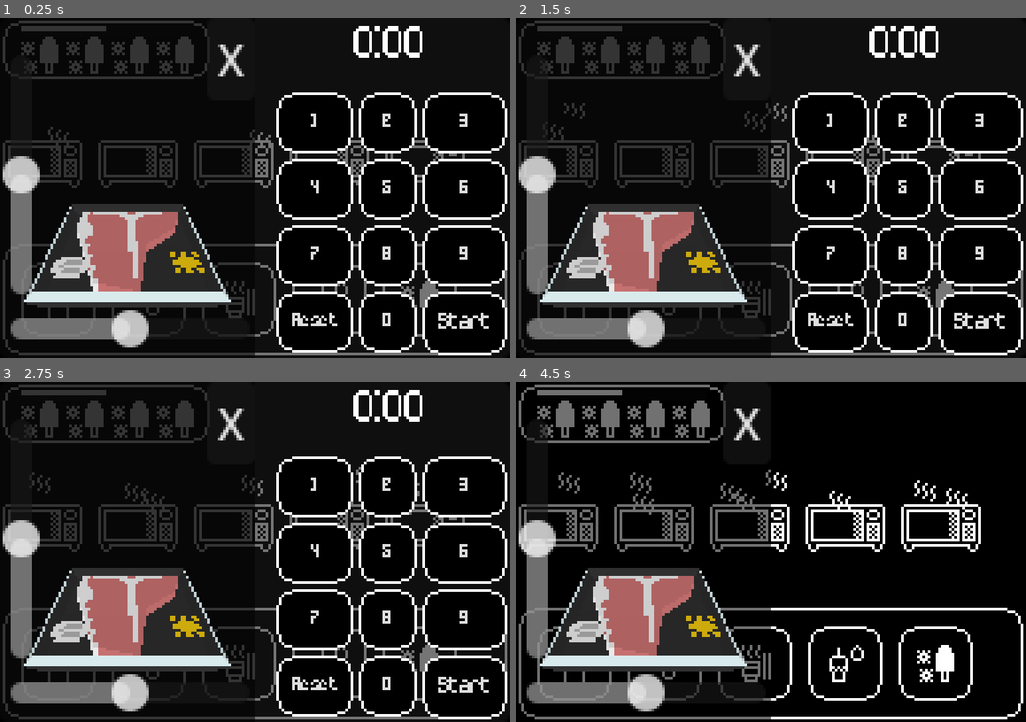
Above: before the commit, frames 1-4 (two rows, left to right).
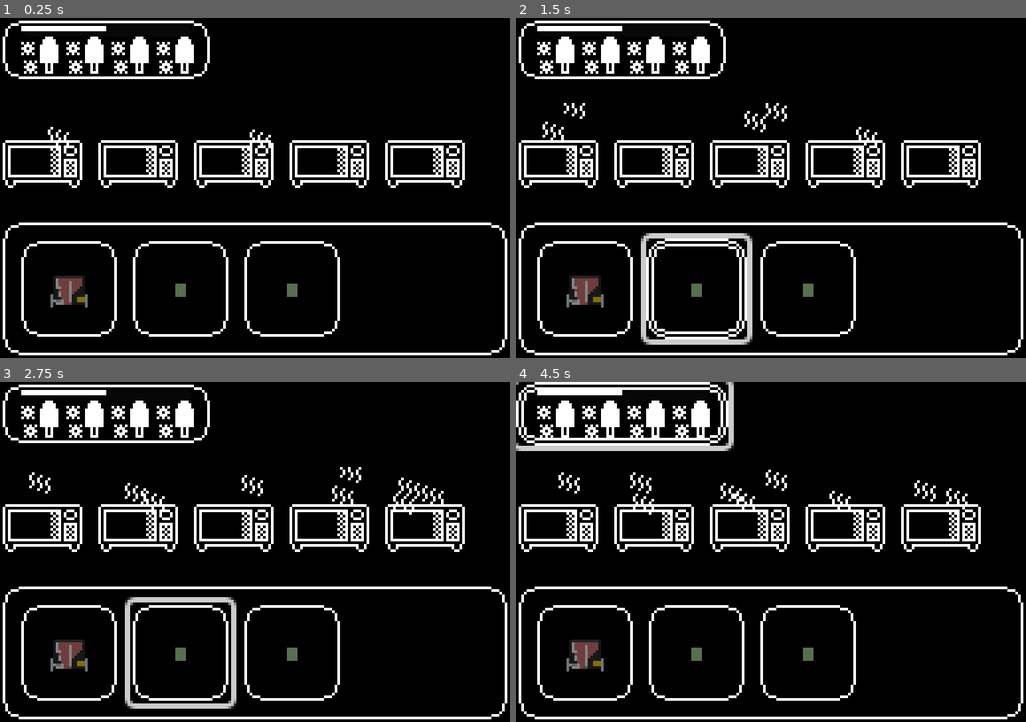
Above: after the commit, the same moments.

Repository: SpntKbrg/microwave-game
Game: Godot game, scene res://scenes/release/real_game_scene.tscn
The game is run twice, just before and just after one commit, with the same random seed, the same clock (stepped at 60 frames per second) and the same inputs. This scene is started directly instead of the project's main scene.
Inputs (mouse positions are in pixels of both pictures, inside the frame that each line leads up to; where the layout moved, square brackets give the same spot in the first picture):
- Up to frame 1 (0.25 s): no input
- Up to frame 2 (1.5 s): click (587, 290) [572, 300] at 0.5 s; click (663, 300) at 1.27 s
- Up to frame 3 (2.75 s): click (239, 664) at 2.02 s
- Up to frame 4 (4.5 s): click (847, 664) at 2.77 s; click (934, 664) at 3.52 s; click (623, 412) at 4.25 s

The runs differ from the first frame. In frame 1, 29% of the frame differs, in the area x 0-100%, y 0-100%; in frame 2, 29%; in frame 3, 29%; in frame 4, 25%.

Commit message:
add customer system to generate custom and order item

Diff:
--- a/scenes/customer.tscn
+++ b/scenes/customer.tscn
@@ -7,6 +7,7 @@
 script = ExtResource("1_ktfjk")
 
 [node name="CustomerMockView" type="Control" parent="." node_paths=PackedStringArray("customer", "id_label", "remain_time_progress_bar", "item_count_label")]
+visible = false
 layout_mode = 3
 anchors_preset = 0
 script = ExtResource("2_xss0h")
--- a/scenes/item_model_3d.tscn
+++ b/scenes/item_model_3d.tscn
@@ -1,15 +1,12 @@
-[gd_scene load_steps=3 format=3 uid="uid://brax0jiiy4qvi"]
+[gd_scene load_steps=2 format=3 uid="uid://brax0jiiy4qvi"]
 
 [ext_resource type="Script" uid="uid://15rw3qemoatt" path="res://scripts/game/item_model_holder.gd" id="1_d0bny"]
-[ext_resource type="PackedScene" uid="uid://c458k7tpvnhpa" path="res://assets/models/frozen-food.gltf" id="2_d0bny"]
 
 [node name="ItemModel3d" type="Node3D" node_paths=PackedStringArray("holder_parent")]
 script = ExtResource("1_d0bny")
 holder_parent = NodePath("holder")
 
 [node name="holder" type="Node3D" parent="."]
-
-[node name="blockbench_export" parent="holder" instance=ExtResource("2_d0bny")]
 
 [node name="Camera3D" type="Camera3D" parent="."]
 transform = Transform3D(1, 0, 0, 0, 0.27112126, 0.9625452, 0, -0.9625452, 0.27112126, 0, 2.006, 0.497)
--- a/scenes/model_resource.tscn
+++ b/scenes/model_resource.tscn
@@ -1,13 +1,14 @@
-[gd_scene load_steps=7 format=3 uid="uid://djkscwfg3u4pk"]
+[gd_scene load_steps=9 format=3 uid="uid://djkscwfg3u4pk"]
 
 [ext_resource type="Script" uid="uid://bcbynwkiwvcrt" path="res://scripts/resources/model_resource.gd" id="1_1q6jn"]
 [ext_resource type="Script" uid="uid://b4qp6p5ousenv" path="res://scripts/resources/model_data.gd" id="2_jnc77"]
 [ext_resource type="PackedScene" uid="uid://b5eh3kaua1vm3" path="res://assets/models/steak.gltf" id="3_ysatk"]
 [ext_resource type="PackedScene" uid="uid://c458k7tpvnhpa" path="res://assets/models/frozen-food.gltf" id="4_ysatk"]
+[ext_resource type="PackedScene" uid="uid://dy75lpwc6533f" path="res://assets/models/popsicle.gltf" id="5_dx880"]
 
 [sub_resource type="Resource" id="Resource_dx880"]
 script = ExtResource("2_jnc77")
-raw_model = ExtResource("4_ysatk")
+raw_model = ExtResource("3_ysatk")
 cooked_model = ExtResource("3_ysatk")
 metadata/_custom_type_script = "uid://b4qp6p5ousenv"
 
@@ -17,9 +18,16 @@
 cooked_model = ExtResource("3_ysatk")
 metadata/_custom_type_script = "uid://b4qp6p5ousenv"
 
+[sub_resource type="Resource" id="Resource_afgcj"]
+script = ExtResource("2_jnc77")
+raw_model = ExtResource("5_dx880")
+cooked_model = ExtResource("5_dx880")
+metadata/_custom_type_script = "uid://b4qp6p5ousenv"
+
 [node name="ModelResource" type="Node2D"]
 script = ExtResource("1_1q6jn")
 data = Dictionary[int, ExtResource("2_jnc77")]({
 0: SubResource("Resource_dx880"),
-1: SubResource("Resource_84xp8")
+1: SubResource("Resource_84xp8"),
+2: SubResource("Resource_afgcj")
 })
--- a/scenes/release/item_button.tscn
+++ b/scenes/release/item_button.tscn
@@ -1,15 +1,18 @@
-[gd_scene load_steps=4 format=3 uid="uid://btel16yic8364"]
+[gd_scene load_steps=5 format=3 uid="uid://btel16yic8364"]
 
 [ext_resource type="Theme" uid="uid://cwt57yrv5fqbq" path="res://assets/ui/main_theme.tres" id="1_lrpo8"]
 [ext_resource type="PackedScene" uid="uid://brax0jiiy4qvi" path="res://scenes/item_model_3d.tscn" id="2_lrpo8"]
+[ext_resource type="Script" uid="uid://dw43e6g7aed6o" path="res://scripts/game/items/item_button.gd" id="2_rcisa"]
 
 [sub_resource type="ViewportTexture" id="ViewportTexture_lrpo8"]
 viewport_path = NodePath("SubViewport")
 
-[node name="ItemButton" type="Button"]
+[node name="ItemButton" type="Button" node_paths=PackedStringArray("model_holder")]
 custom_minimum_size = Vector2(24, 24)
 theme = ExtResource("1_lrpo8")
 icon = SubResource("ViewportTexture_lrpo8")
+script = ExtResource("2_rcisa")
+model_holder = NodePath("SubViewport/ItemModel3d")
 
 [node name="SubViewport" type="SubViewport" parent="."]
 own_world_3d = true
--- a/scenes/release/real_game_scene.tscn
+++ b/scenes/release/real_game_scene.tscn
@@ -1,6 +1,5 @@
-[gd_scene load_steps=22 format=3 uid="uid://28r1rhmscnle"]
+[gd_scene load_steps=18 format=3 uid="uid://28r1rhmscnle"]
 
-[ext_resource type="PackedScene" uid="uid://d0c2vao5peyme" path="res://scenes/microwave_sprite.tscn" id="1_1rwpq"]
 [ext_resource type="StyleBox" uid="uid://vivmq0totlqg" path="res://assets/ui/panel_box_style.tres" id="1_3mg5d"]
 [ext_resource type="StyleBox" uid="uid://b3jedpegd354r" path="res://assets/ui/game_bg.tres" id="1_e1xsh"]
 [ext_resource type="Script" uid="uid://b4bi4c5bn7yv8" path="res://scripts/game/scene/real_game_scene.gd" id="1_hshn4"]
@@ -8,12 +7,9 @@
 [ext_resource type="Script" uid="uid://cuhlrwjla6kf" path="res://scripts/resources/microwave_spec.gd" id="2_jvgw3"]
 [ext_resource type="Theme" uid="uid://cwt57yrv5fqbq" path="res://assets/ui/main_theme.tres" id="2_xxmul"]
 [ext_resource type="PackedScene" uid="uid://btel16yic8364" path="res://scenes/release/item_button.tscn" id="6_e1xsh"]
-[ext_resource type="Texture2D" uid="uid://cbq7lnunfoaie" path="res://assets/sprites/release/icons/steak.png" id="6_e38y6"]
-[ext_resource type="Texture2D" uid="uid://dod13b7pm1udo" path="res://assets/sprites/release/icons/foodbox.png" id="7_e38y6"]
-[ext_resource type="Texture2D" uid="uid://crbyc55xh3m8" path="res://assets/sprites/release/icons/noodlecup.png" id="7_hshn4"]
-[ext_resource type="Texture2D" uid="uid://pi8xwiex7si8" path="res://assets/sprites/release/icons/mug.png" id="8_s1gd3"]
 [ext_resource type="PackedScene" uid="uid://djkscwfg3u4pk" path="res://scenes/model_resource.tscn" id="12_s1gd3"]
 [ext_resource type="PackedScene" uid="uid://cucl236n4hfwi" path="res://scenes/items/ItemFactory.tscn" id="14_h88xt"]
+[ext_resource type="PackedScene" uid="uid://d3vsbjdcoodxd" path="res://scenes/customer_system.tscn" id="15_fij0q"]
 [ext_resource type="PackedScene" uid="uid://1fkkghi6lstr" path="res://scenes/mockup/basic_microwave_ui.tscn" id="16_fij0q"]
 [ext_resource type="PackedScene" uid="uid://daai2yr3w1kpk" path="res://scenes/inspect_modal/inspect_modal.tscn" id="16_ogcfs"]
 
@@ -42,7 +38,7 @@
 useTemperature = true
 metadata/_custom_type_script = "uid://cuhlrwjla6kf"
 
-[node name="RealGameScene" type="Control" node_paths=PackedStringArray("microwave_spawn_point", "item_spawn_point", "model_resource", "item_factory")]
+[node name="RealGameScene" type="Control" node_paths=PackedStringArray("microwave_spawn_point", "item_spawn_point", "model_resource", "item_factory", "customer_system", "microwave_ui", "inspect_modal")]
 texture_filter = 3
 custom_minimum_size = Vector2(192, 128)
 layout_mode = 3
@@ -54,6 +50,9 @@
 model_resource = NodePath("ModelResource")
 item_scene = ExtResource("6_e1xsh")
 item_factory = NodePath("ItemFactory")
+customer_system = NodePath("CustomerSystem")
+microwave_ui = NodePath("microwave_ui")
+inspect_modal = NodePath("InspectModal")
 
 [node name="BG" type="Panel" parent="."]
 layout_mode = 1
@@ -143,14 +142,6 @@
 size_flags_horizontal = 0
 size_flags_vertical = 0
 
-[node name="TextureButton5" type="TextureButton" parent="MicrowaveRow/HBoxContainer"]
-visible = false
-custom_minimum_size = Vector2(32, 32)
-layout_mode = 2
-
-[node name="MicrowaveSprite" parent="MicrowaveRow/HBoxContainer/TextureButton5" instance=ExtResource("1_1rwpq")]
-position = Vector2(16, 24)
-
 [node name="PanelContainer" type="PanelContainer" parent="."]
 layout_mode = 1
 anchors_preset = 12
@@ -165,34 +156,6 @@
 [node name="HBoxContainer" type="HBoxContainer" parent="PanelContainer"]
 layout_mode = 2
 
-[node name="ItemButton" parent="PanelContainer/HBoxContainer" instance=ExtResource("6_e1xsh")]
-layout_mode = 2
-icon = ExtResource("7_e38y6")
-
-[node name="ItemButton2" type="Button" parent="PanelContainer/HBoxContainer"]
-custom_minimum_size = Vector2(24, 24)
-layout_mode = 2
-theme = ExtResource("2_xxmul")
-icon = ExtResource("6_e38y6")
-
-[node name="ItemButton3" type="Button" parent="PanelContainer/HBoxContainer"]
-custom_minimum_size = Vector2(24, 24)
-layout_mode = 2
-theme = ExtResource("2_xxmul")
-icon = ExtResource("7_hshn4")
-
-[node name="ItemButton4" type="Button" parent="PanelContainer/HBoxContainer"]
-custom_minimum_size = Vector2(24, 24)
-layout_mode = 2
-theme = ExtResource("2_xxmul")
-icon = ExtResource("8_s1gd3")
-
-[node name="ItemButton5" type="Button" parent="PanelContainer/HBoxContainer"]
-custom_minimum_size = Vector2(24, 24)
-layout_mode = 2
-theme = ExtResource("2_xxmul")
-icon = ExtResource("2_bc7k7")
-
 [node name="ModelResource" parent="." instance=ExtResource("12_s1gd3")]
 
 [node name="ItemFactory" parent="." instance=ExtResource("14_h88xt")]
@@ -202,3 +165,5 @@
 
 [node name="InspectModal" parent="." instance=ExtResource("16_ogcfs")]
 layout_mode = 1
+
+[node name="CustomerSystem" parent="." instance=ExtResource("15_fij0q")]
--- a/scripts/game/customer/customer_system.gd
+++ b/scripts/game/customer/customer_system.gd
@@ -3,6 +3,7 @@
 extends Node
 
 @export var customer_factory: CustomerFactory
+@export var is_running: bool
 
 @export_group("Customer Queue")
 @export_custom(PROPERTY_HINT_RANGE, "1,10") var maximum_customer_queue: int = 1
@@ -12,22 +13,31 @@
 var time_until_next_customer: float = 0
 var customer_list: Array[Customer] = []
 
+signal on_add_customer(customer: Customer)
+signal on_remove_customer(is_completed: bool, customer_id: int)
+
 # Called when the node enters the scene tree for the first time.
 func _ready() -> void:
 	pass # Replace with function body.
 
 
+func set_running(value: bool) -> void:
+	self.is_running = value
+
 # Called every frame. 'delta' is the elapsed time since the previous frame.
 func _process(delta: float) -> void:
+	if not is_running: return
 	_process_time_until_next_customer(delta)
 
 func on_customer_patient_time_out(id: int) -> void:
 	print("Customer patient time out id: ", id)
 	_remove_customer_by_id(id)
+	on_remove_customer.emit(false, id)
 
 func on_customer_complete(id: int) -> void:
 	print("Customer complete id: ", id)
 	_remove_customer_by_id(id)
+	on_remove_customer.emit(true, id)
 
 func _process_time_until_next_customer(delta: float) -> void:
 	if(time_until_next_customer <= 0 && customer_list.size() < maximum_customer_queue):
@@ -44,6 +54,7 @@
 	new_customer.customer_patient_time_out_signal.connect(on_customer_patient_time_out)
 	new_customer.customer_complete_signal.connect(on_customer_complete)
 	time_until_next_customer = _get_new_time_until_next_customer()
+	on_add_customer.emit(new_customer)
 
 	print("Adding a new customer")
 	_print_current_customer()
--- /dev/null
+++ b/scripts/game/items/item_button.gd
@@ -0,0 +1,33 @@
+extends Button
+
+class_name ItemButton
+
+@export var progress: int;
+@export var model_holder: ModelHolder;
+
+var data: ItemData;
+var instruction_time: int
+var is_picked: bool = false
+var target_position: Vector2 = Vector2.ZERO
+
+func _ready() -> void:
+	pass;
+	#sprite = $Sprite;
+
+func set_data(d: ItemData):
+	data = d;
+	progress = d.heat_timer * d.temperature;
+	model_holder.set_model(d.raw_model);
+
+func tick(method: MicrowaveMethod):
+	if data == null: return;
+	var progress_elapse: int = method.temperature;
+	if method.duration != 0:
+		progress_elapse = method.temperature * method.duration;
+	progress -= progress_elapse;
+	if (progress <= 0):
+		model_holder.set_model(data.cooked_model);
+
+func reset():
+	if data == null: return;
+	progress = data.heat_timer;
--- a/scripts/game/scene/real_game_scene.gd
+++ b/scripts/game/scene/real_game_scene.gd
@@ -7,6 +7,10 @@
 @export var item_scene: PackedScene
 @export var item_factory: ItemFactory
 @export var customer_system: CustomerSystem
+@export var microwave_ui: BasicMicrowaveUI
+@export var inspect_modal: InspectModal
+
+var orders: Dictionary[int, CustomerOrder] = {}
 
 # Called when the node enters the scene tree for the first time.
 func _ready() -> void:
@@ -14,3 +18,47 @@
 	for microwave in microwave_set:
 		var mw = microwave_factory.create(microwave);
 		microwave_spawn_point.add_child.call_deferred(mw)
+	microwave_ui.visible = false;
+	inspect_modal.visible = false;
+	customer_system.on_add_customer.connect(_on_add_customer)
+	customer_system.on_remove_customer.connect(_on_remove_customer)
+	customer_system.set_running(true)
+
+func _on_add_customer(customer: Customer) -> void:
+	# todo: add customer with order upper ui
+	var generate_order = item_factory.generate_order()
+	var customer_order = CustomerOrder.new(customer, generate_order)
+	orders.set(customer.customer_id, customer_order)
+	for order in generate_order:
+		var item = item_scene.instantiate() as ItemButton
+		item.set_data(order)
+		item_spawn_point.add_child.call_deferred(item)
+
+func _on_remove_customer(is_completed: bool, customer_id: int) -> void:
+	# todo: remove customer ui
+	pass
+
+class CustomerOrder:
+	var order_list: Array[ItemData]
+	var customer: Customer
+	var customer_panel: Node
+
+	func _init(_customer: Customer, list: Array[ItemData]) -> void:
+		customer = _customer
+		order_list = list
+
+	func set_customer_panel(panel: Node) -> void:
+		customer_panel = panel
+
+	func get_order_count() -> int:
+		return order_list.size()
+
+	func submit(item: ItemData) -> bool:
+		var index = 0;
+		for order in order_list:
+			if order.type == item.type:
+				order_list.remove_at(index)
+				customer.on_item_complete()
+				return true
+			index += 1
+		return false
--- a/scripts/inspect_modal/inspect_modal.gd
+++ b/scripts/inspect_modal/inspect_modal.gd
@@ -1,4 +1,6 @@
 extends Control
+
+class_name InspectModal
 
 @export_group("Internal")
 @export var __item_scene: ItemScene
Not shown, added: scripts/game/items/item_button.gd.uid
